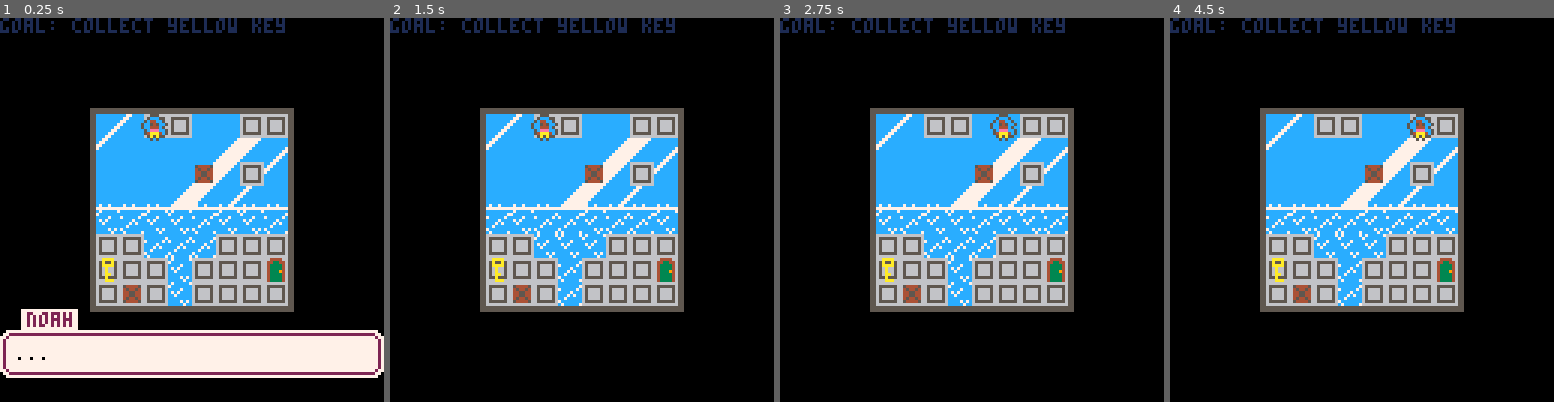
Above: before the commit, frames 1-4 (left to right).
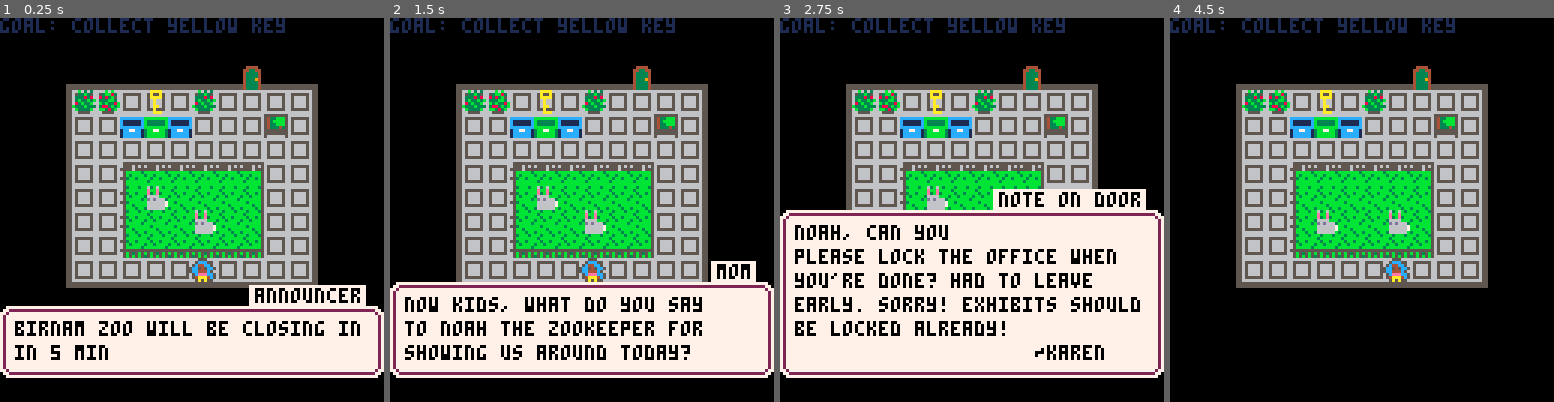
Above: after the commit, the same moments.

Repository: avalkyrie/zoo-game
Game: PICO-8 cartridge zoo.p8
Two runs of this game, one before a commit and one after it. Both use one fixed random seed, a clock stepped at 60 frames per second and the inputs below.
Inputs:
- Up to frame 1 (0.25 s): no input
- Up to frame 2 (1.5 s): tap X (X key) at 0.33, 1.07 s; tap O (Z key) at 0.7 s
- Up to frame 3 (2.75 s): hold Right 1.6-2.1 s; tap O (Z key) at 1.7, 2.1, 2.5 s; tap X (X key) at 1.85 s; hold Up 2.15-2.42 s; hold Right from 2.47 s (still down)
- Up to frame 4 (4.5 s): tap O (Z key) every 0.4 s from 2.9 to 4.1 s; tap X (X key) at 2.97, 4.08 s; release Right at 3.03 s; hold Left 3.08-3.58 s; hold Down 3.63-3.97 s; hold Right from 4.02 s (still down)

The runs differ from the first frame. In frame 1, 40% of the frame differs, in the area x 0-100%, y 12-90%; in frame 2, 52%; in frame 3, 60%, in the area x 0-100%, y 12-94%; in frame 4, 34%.

Commit message:
Add teaching ocean level, fix issues with ocean 2/3.

Diff:
--- a/zoo.p8
+++ b/zoo.p8
@@ -12,7 +12,7 @@
 keyitemphase = "keyitem"
 gamephase = "game"
 
-state={menu=game,lvl=5,phase=introphase}
+state={menu=game,lvl=1,phase=introphase}
 
 maprect = {} -- x, y, width, height, xdrawoffset, ydrawoffset
 
@@ -241,20 +241,20 @@
 		dialog[introphase] = {{"noah", "that snake doesn't look","very friendly..."}}
 		goal = "goal: collect yellow key"
 	elseif (state.lvl == 7) then
-		-- aquarium 1 - NEW
-		maprect = {0, 16, 8, 8, 4, 4}
-		player.x = 1
-		player.y = 8
+		-- aquarium 1 - new
+		maprect = {40, 0, 6, 11, 5, 2}
+		player.x = 5
+		player.y = 1
 		player.oxygen = 6
 		player.sprite = index.playerscuba
 		exit.x = 1
 		exit.y = 0
 		exit.sprite = index.cexit
-		sprites[8][8] = index.key
-		aas(animals, {index.flturtle,7,2,index.blturtle,8,2,index.ujelly1,2,1,index.jelly1,1,1,index.jelly1,6,6})
-		aa(sprites, index.tank, {2,3, 7,3, 5,7, 8,6})
-		dialog[introphase] = {{"noah", "mackers, when did you learn to","scuba dive?"}}
-		goal = "goal: collect key"
+		sprites[4][11] = index.key3
+		aas(animals, {index.jelly1,2,3,index.jelly2,6,4,index.jelly1,2,7,index.ujelly2,3,10})
+		aa(sprites, index.tank, {4,6,5,11,6,8,3,5,3,1})
+		dialog[introphase] = {{"noah", "..."}}
+		goal = "goal: get red key"
 	elseif (state.lvl == 8) then
 		-- aquarium 1
 		maprect = {0, 16, 8, 8, 4, 4}
@@ -265,15 +265,15 @@
 		exit.x = 1
 		exit.y = 0
 		exit.sprite = index.cexit
-		sprites[8][8] = index.key
+		sprites[8][8] = index.key3
 		aas(animals, {index.flturtle,7,2,index.blturtle,8,2,index.ujelly1,2,1,index.jelly1,1,1,index.jelly1,6,6})
-		aa(sprites, index.tank, {2,3, 7,3, 5,7, 8,6})
+		aa(sprites, index.tank, {2,3, 7,3, 5,7, 8,6, 4,5})
 		dialog[introphase] = {{"noah", "mackers, when did you learn to","scuba dive?"}}
-		goal = "goal: collect key"
+		goal = "goal: get red key"
 	elseif (state.lvl == 9) then
 		-- aquarium 2
 		maprect = {24, 16, 9, 10, 3.5, 2.5}
-		player.x = 5
+		player.x = 1
 		player.y = 1
 		player.oxygen = 6
 		player.sprite = index.playerscuba
@@ -282,13 +282,13 @@
 		exit.x = 5
 		exit.y = 0
 		exit.sprite = index.cexit
-		aa(sprites, index.tank, {4,1,6,1,8,2,1,4,4,5,8,7,3,8,7,10})
+		aa(sprites, index.tank, {6,1,7,2,1,4,4,5,8,7,3,8,7,10})
 		aa(sprites, index.bubble, {6,4,9,9})
 		aa(sprites, index.grad, {9,3,6,3,6,7,7,9})
 		animals[4][4] = index.fturtle
 		animals[3][4] = index.bturtle
-		animals[3][7] = index.bturtle
-		animals[4][7] = index.fturtle
+		animals[2][7] = index.flturtle
+		animals[3][7] = index.blturtle
 		aa(animals, index.fish, {8,1,9,1,6,8,7,8})
 		aa(animals, index.jelly1, {4,3,5,3,6,6,7,6})
 		dialog[introphase] = {
@@ -301,6 +301,7 @@
 			{"noah", "karen?"},
 			{"noah", "oh, well, i'm here anyway..."}
 		}
+		goal = "fish grads:"
 	elseif (state.lvl == 3) then
 		-- tundra 1
 		maprect = {0, 0, 8, 6, 4, 4}
@@ -339,7 +340,8 @@
 			{"noah", "karen?"},
 		}
 		dialog[outrophase] = {{"noah", "penguins looking dapper, great.","time to get out of here...wait,","where is the door back?"}}
-			elseif (state.lvl == 5) then
+		goal = "bow ties: "
+	elseif (state.lvl == 5) then
 		-- tundra 3
 		maprect = {8, 0, 8, 8, 4, 4}
 		player.x = 3
@@ -740,7 +742,7 @@
 
 	-- ui
 	if (player.goalneededcount > 0) then
-		local goalstring = "goal: " .. player.goalcount .. "/" .. player.goalneededcount
+		local goalstring = goal .. player.goalcount .. "/" .. player.goalneededcount
 		print(goalstring, 0, 1)
 		spr(player.goalsprite, #goalstring * textwidth + 2, 0)
 	elseif (goal) then
@@ -1891,30 +1893,30 @@
 0043438000810000000500010100000000a1a180000001000005010101000000050505050500000101010101808001010000434305050100008080808181010100000000000000000000000000000000000000000000008000000000000000000000000000000000000000000000000000000000000000000000000040400000
 0000000000000000000000000000000000000040404000000000000000000000000000404040000000000000000000000000004040400000000000000000000000000000000000000000000000000000000000000000000000000000000000000000000100000000000000000000000000000000000000000000000000000000
 __map__
-2d202020202020202020050520200505000a0a0a000a0a0a0a0a002d2d2d20202020202d2d2d000000000000000000000000000000000000000000000000000000000000000000000000000000000000000000000000000000000000000000002929292929292929292929292929292936363616161616163616363636161636
-2d20202020202020202020202020202000000000000a0a0a0a0a002d2d2d20202020202d2d2d000000000000000000000000000000000000000000000000000000000000000000000000000000000000000000000000000000000000000000002929292929292929292929292929292936362836163636163636363616272716
-2c2c2020202d2c2c202020202020052000000000000a0a000a0a002d2d2d20202020202d2d2d040000000000000000000000000000000000000000000000000000000000000000000000000000000000000000000000000000000000000000002929292929292929292929292929292916361616163616161616161616362716
-20202020202d2020343434343434343400000000000000000000002c2c2c20202020202c2c2c040000000000000000000000000000000000000000000000000000000000000000000000000000000000000000000000000000000000000000002929292929292929292929292929292916162020201620202016202020161636
-20202020202c2020020102020102020100000000000000000000002020202020202020202020040000000000000000000000000000000000000000000000000000000000000000000000000000000000000000000000000000000000000000002929292929292929292929292929292916163636201620202016202020163636
-34343434343434340505010101050505000a0a0a0a0a00000000002034343434343434343420000000000000000000000000000000000000000000000000000000000000000000000000000000000000000000000000000000000000002f00002929292929292929292929292929292936363620161620362016201620161616
-2c2c2c2c2c2c2c2c050505020505050500000000000000000000003405050505050505050534000000000000000000000000000000000000000000000000000000000000000000000000000000000000000000000000000000000000003e00002929292929292929292929292929292916362016161620362016203620271636
-000000000000000005050502050505050000000000000a0a0a0a000505050505050505050505000000000000000000000000000000000000000000000000000000000000000000000000000000000000000000000000000000000000000000002929292929292929292929292929292916162016281620162036201620163636
-1014101412101014101014141410101012101012101010100000000000000000000000000000000000000000000000000000000000000000000000000000000000000000000000000000000000000000000000000000000000000000000000002929292929292929292929292929292916162020201620202036202020363636
-1410141412131313101010141414101012101012101010100000000000000000000000000000000000000000000000000000000000000000000000000000000000000000000000000000000000000000000000000000000000000000000000002929292929292929292929292929292916163636363636361636361616163636
-1012141012101010141210141410141012101010101012140000000000000000000000000000000000000000000000000000000000000000000000000000000000000000000000000000000000000000000000000000000000000000000000002929292929292929292929292929292936160606060606060606060606163636
+2d202020202020202020050520200505000a0a0a000a0a0a0a0a002d2d2d20202020202d2d2d0000292929292b0300000000000000000000000000000000000000000000000000000000000000000000000000000000000000000000000000002929292929292929292929292929292936363616161616163616363636161636
+2d20202020202020202020202020202000000000000a0a0a0a0a002d2d2d20202020202d2d2d00002a29292b290300000000000000000000000000000000000000000000000000000000000000000000000000000000000000000000000000002929292929292929292929292929292936362836163636163636363616272716
+2c2c2020202d2c2c202020202020052000000000000a0a000a0a002d2d2d20202020202d2d2d0400032a2929290300000000000000000000000000000000000000000000000000000000000000000000000000000000000000000000000000002929292929292929292929292929292916361616163616161616161616362716
+20202020202d2020343434343434343400000000000000000000002c2c2c20202020202c2c2c040003032929292900000000000000000000000000000000000000000000000000000000000000000000000000000000000000000000000000002929292929292929292929292929292916162020201620202016202020161636
+20202020202c20200201020201020201000000000000000000000020202020202020202020200400292b29292b0300000000000000000000000000000000000000000000000000000000000000000000000000000000000000000000000000002929292929292929292929292929292916163636201620202016202020163636
+34343434343434340505010101050505000a0a0a0a0a0000000000203434343434343434342000002a292929290300000000000000000000000000000000000000000000000000000000000000000000000000000000000000000000002f00002929292929292929292929292929292936363620161620362016201620161616
+2c2c2c2c2c2c2c2c050505020505050500000000000000000000003405050505050505050534000003292929290300000000000000000000000000000000000000000000000000000000000000000000000000000000000000000000003e00002929292929292929292929292929292916362016161620362016203620271636
+000000000000000005050502050505050000000000000a0a0a0a000505050505050505050505000003032b29292a00000000000000000000000000000000000000000000000000000000000000000000000000000000000000000000000000002929292929292929292929292929292916162016281620162036201620163636
+10141014121010141010141414101010121010121010101000000000000000000000000000000000032a2a292b2a00000000000000000000000000000000000000000000000000000000000000000000000000000000000000000000000000002929292929292929292929292929292916162020201620202036202020363636
+1410141412131313101010141414101012101012101010100000000000000000000000000000000003032a292b0300000000000000000000000000000000000000000000000000000000000000000000000000000000000000000000000000002929292929292929292929292929292916163636363636361636361616163636
+1012141012101010141210141410141012101010101012140000000000000000000000000000000003030329290300000000000000000000000000000000000000000000000000000000000000000000000000000000000000000000000000002929292929292929292929292929292936160606060606060606060606163636
 1012101412141010101214121414101012101313131311130000000000000000000000000000000000000000000000000000000000000000000000000000000000000000000000000000000000000000000000000000000000000000000000002929292929292929292929292929292936260505050505050505050505253616
 1012141011131313101210121414141012101010101012140000000000000000000000000000000000000000000000000000000000000000000000000000000000000000000000000000000000000000000000000000000000000000000000002929292929292929292929292929292936260505050505050505050505252716
 1412101012101010131113121014101012141010101012100000000000000000000000000000000000000000000000000000000000000000000000000000000000000000000000000000000000000000000000000000000000000000000000002929292929292929292929292929292936160707070707070707070707363616
 101203010101010114121012141010101210141012141210000000000000000000002d2d20202020202d2d00000000000000000000000000000000000000000000000000000000000000000000000000000000000000000000000000000000002929292929292929292929292929292936361627161636363616281616282816
 030303030303030310121412101412101014101012101210000000000000000000002d2d202020a0a1a22d00000000000000000000000000000000000000000000000000000000000000000000000000000000000000000000000000000000002929292929292929292929292929292936363627271616163636362816281616
-2b29292a292b2929363636363636363600000000000000002a2b292929292b2929002c2c20202020202c2c00000000000000000000000000000000000000000000000000000000000000000000000000000000000000000000000000000000000000000000000000000000000000000000000000000000000000000000000000
-2a2a2929292b2b2a363636363636363600000000000000002a2a2929292b2b29290032323434343434323200000000000000000000000000000000000000000000000000000000000000000000000000000000000000000000000000000000000000000000000000000000000000000000000000000000000000000000000000
-0329292a29292b2b0d0e0f1d1d1e0d0e00000000000000002b2929292929292b290032323232323232323200000000000000000000000000000000000000000000000000000000000000000000000000000000000000000000000000000000000000000000000000000000000000000000000000000000000000000000000000
-032b2929292b292b0e0f1d1d1d1d1e0d00000000000000002929292929292929290020202020202020202000000000000000000000000000000000000000000000000000000000000000000000000000000000000000000000000000000000000000000000000000000000000000000000000000000000000000000000000000
-2a2929292929292b36363636363636360000000000000000292b2929292929292a0020202020202020202000000000000000000000000000000000000000000000000000000000000000000000000000000000000000000000000000000000000000000000000000000000000000000000000000000000000000000000000000
+2b29292a29292929363636363636363600000000000000002a2b292929292b2929002c2c20202020202c2c00000000000000000000000000000000000000000000000000000000000000000000000000000000000000000000000000000000000000000000000000000000000000000000000000000000000000000000000000
+2a292929292b292a363636363636363600000000000000002a2a2929292b2b29290032323434343434323200000000000000000000000000000000000000000000000000000000000000000000000000000000000000000000000000000000000000000000000000000000000000000000000000000000000000000000000000
+0329292a292929290d0e0f1d1d1e0d0e00000000000000002b2929292929292b290032323232323232323200000000000000000000000000000000000000000000000000000000000000000000000000000000000000000000000000000000000000000000000000000000000000000000000000000000000000000000000000
+032b2929292b29290e0f1d1d1d1d1e0d00000000000000002929292929292929290020202020202020202000000000000000000000000000000000000000000000000000000000000000000000000000000000000000000000000000000000000000000000000000000000000000000000000000000000000000000000000000
+292929292929292b36363636363636360000000000000000292b2929292929292a0020202020202020202000000000000000000000000000000000000000000000000000000000000000000000000000000000000000000000000000000000000000000000000000000000000000000000000000000000000000000000000000
 2929292929292b293636363636363636000000000000000029292b2929292929290020202020202020202000000000000000000000000000000000000000000000000000000000000000000000000000000000000000000000000000000000000000000000000000000000000000000000000000000000000000000000000000
-2b2b29292929292b3636363636363636e6e7e7e7e7e7e7e8292929292929292b290020202020202020202000000000000000000000000000000000000000000000000000000000000000000000000000000000000000000000000000000000000000000000000000000000000000000000000000000000000000000000000000
-2b2b292a292b2b2b363636363636363600000000000000002a2929292929292b2b0020202020202020202000000000000000000000000000000000000000000000000000000000000000000000000000000000000000000000000000000000000000000000000000000000000000000000000000000000000000000000000000
+2b2b29292929292a3636363636363636e6e7e7e7e7e7e7e8292929292929292b290020202020202020202000000000000000000000000000000000000000000000000000000000000000000000000000000000000000000000000000000000000000000000000000000000000000000000000000000000000000000000000000
+2b2b292a292b2a29363636363636363600000000000000002a2929292929292b2b0020202020202020202000000000000000000000000000000000000000000000000000000000000000000000000000000000000000000000000000000000000000000000000000000000000000000000000000000000000000000000000000
 0505050505050505050500000505050505052528360116282b2b292929292929290020202020202020202000000000000000000000000000000000000000000000000000000000000000000000000000000000000000000000000000000000000000000000000000000000000000000000000000000000000000000000000000
 0505050505050505050500000505050505052528280136362929292929292929290020202020202020202000000000000000000000000000000000000000000000000000000000000000000000000000000000000000000000000000000000000000000000000000000000000000000000000000000000000000000000000000
 0505050505050505050500000516161616051706060506062929292b2929292a290020202020202020202000000000000000000000000000000000000000000000000000000000000000000000000000000000000000000000000000000000000000000000000000000000000000000000000000000000000000000000000000
